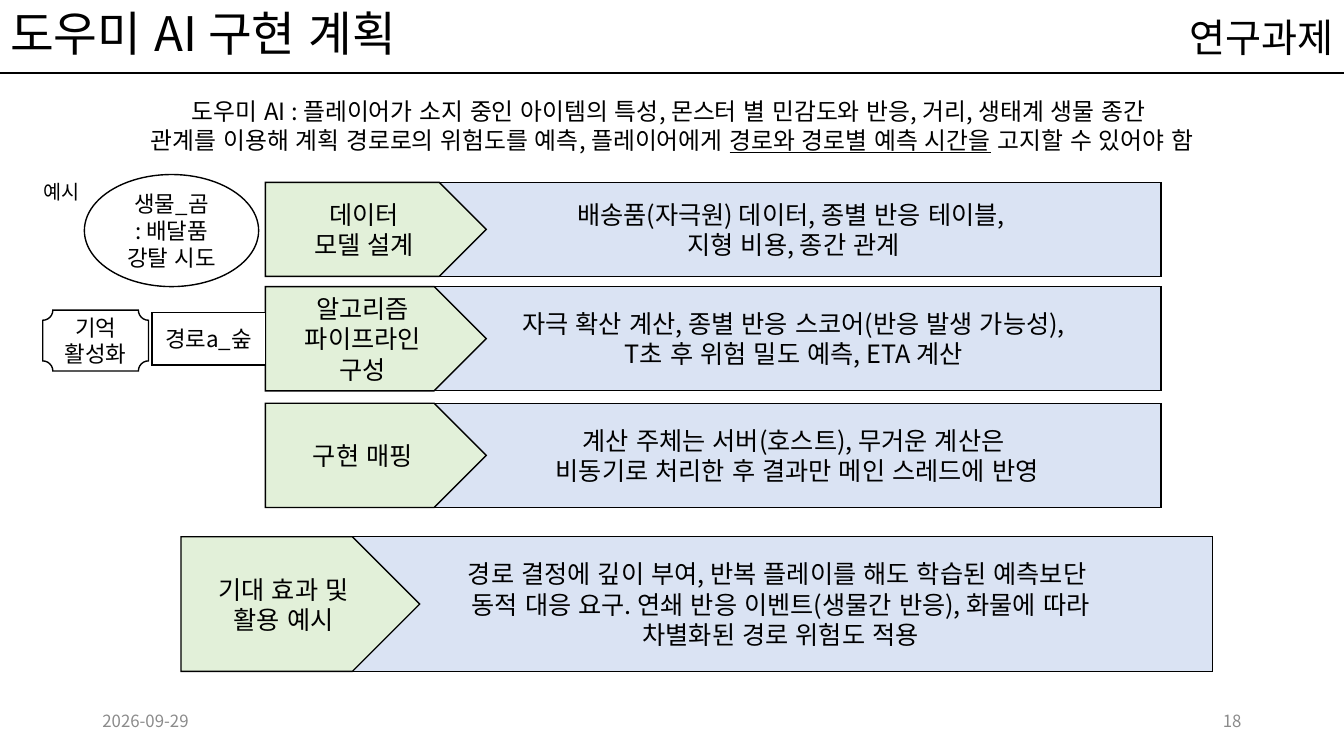
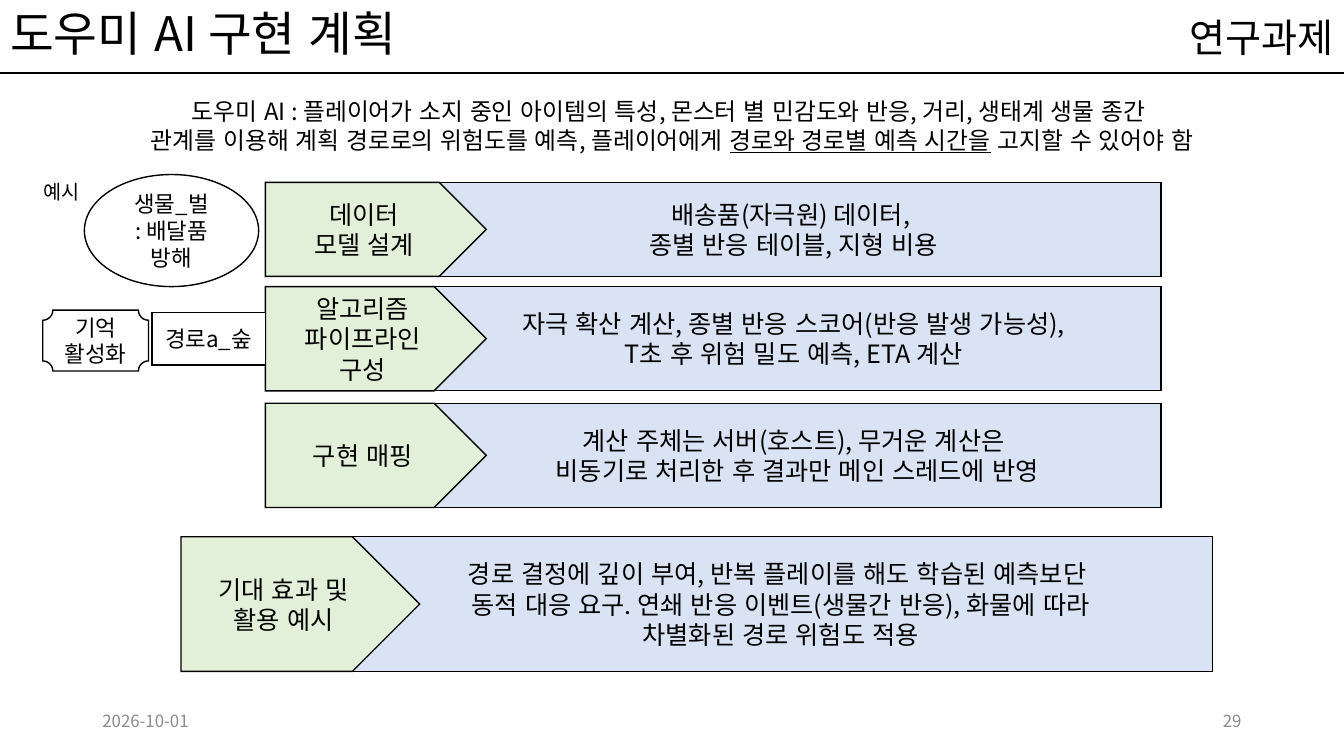
Before and after one commit to kwakyerin/2026_Graduation_Project, a slide deck: slide 29 of documents/HyunahKwon/design/designing/for_teammates/프로토타입_기획.pptx (slide 18 before the commit). Drawn at 1344x756 pixels with LibreOffice and Linux fonts; fonts in the diff are those of the drawing. Boxes give left, top, right and bottom in pixels: in the first picture for what was removed or moved away, otherwise in the second. Text is boxed around its words. In the diff, an @@ line names an element or a change of style, - is before the commit and + after.

```diff
--- a/documents/HyunahKwon/design/designing/for_teammates/프로토타입_기획.pptx
+++ b/documents/HyunahKwon/design/designing/for_teammates/프로토타입_기획.pptx
@@ text in ellipse at (x1=134, y1=193, x2=208, y2=268): text changed @@
-생물_곰
-: 배달품 강탈 시도
+생물_벌
+: 배달품 방해
@@ text in rectangle at (x1=649, y1=203, x2=938, y2=259): text changed @@
-배송품(자극원) 데이터, 종별 반응 테이블,
-지형 비용, 종간 관계
+배송품(자극원) 데이터,
+종별 반응 테이블, 지형 비용
@@ text at (x1=102, y1=714, x2=188, y2=727): text changed @@
-2026-09-29
+2026-10-01
@@ page number at (x1=1223, y1=714, x2=1242, y2=727): text changed @@
-18
+29
```
Also in this commit, not shown: 19 other slides changed, 12 slides added, 3 other files.
